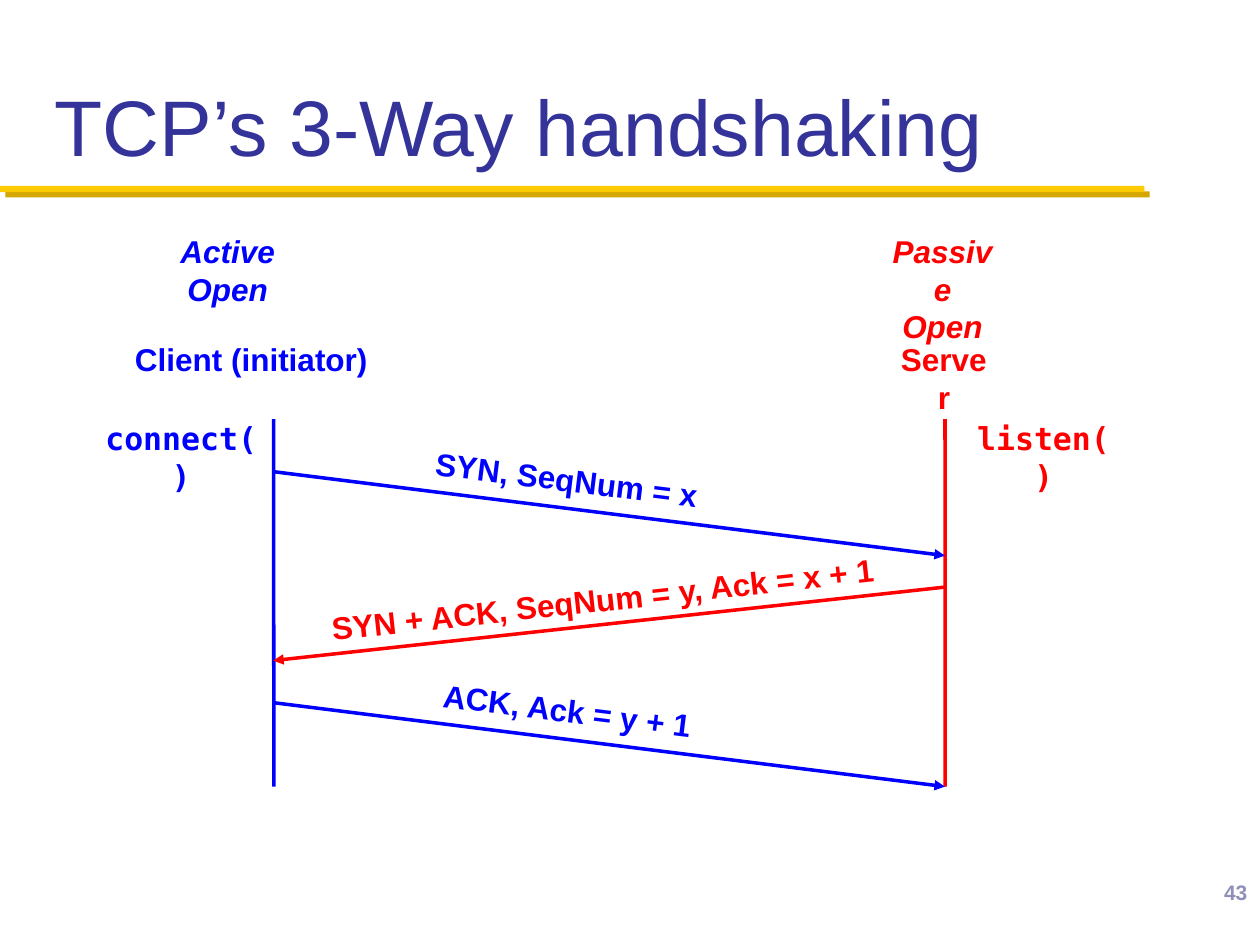
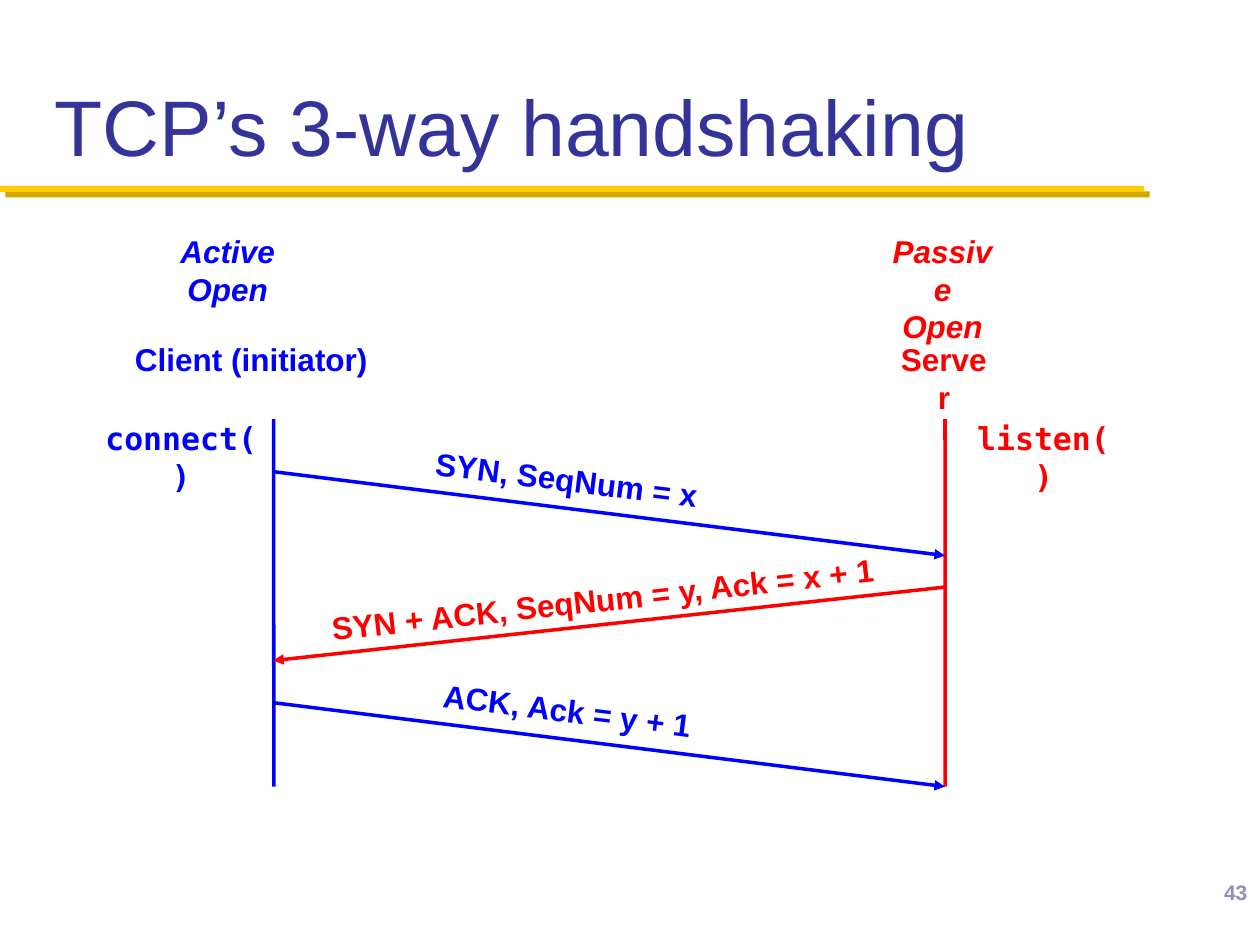
Before and after one commit to henryhxu/CSCI4430-ESTR4120, a slide deck: slide 43 of lec/lec7.pptx. Drawn at 1260x945 pixels with LibreOffice and Linux fonts; fonts in the diff are those of the drawing; background and template pictures are left out. Boxes give left, top, right and bottom in pixels: in the first picture for what was removed or moved away, otherwise in the second. Text is boxed around its words. In the diff, an @@ line names an element or a change of style, - is before the commit and + after.

```diff
--- a/lec/lec7.pptx
+++ b/lec/lec7.pptx
@@ title at box(55, 99, 968, 171): text changed @@
-TCP’s 3-Way handshaking
+TCP’s 3-way handshaking
```
Also in this commit, not shown: 6 other slides changed, 1 other file.
